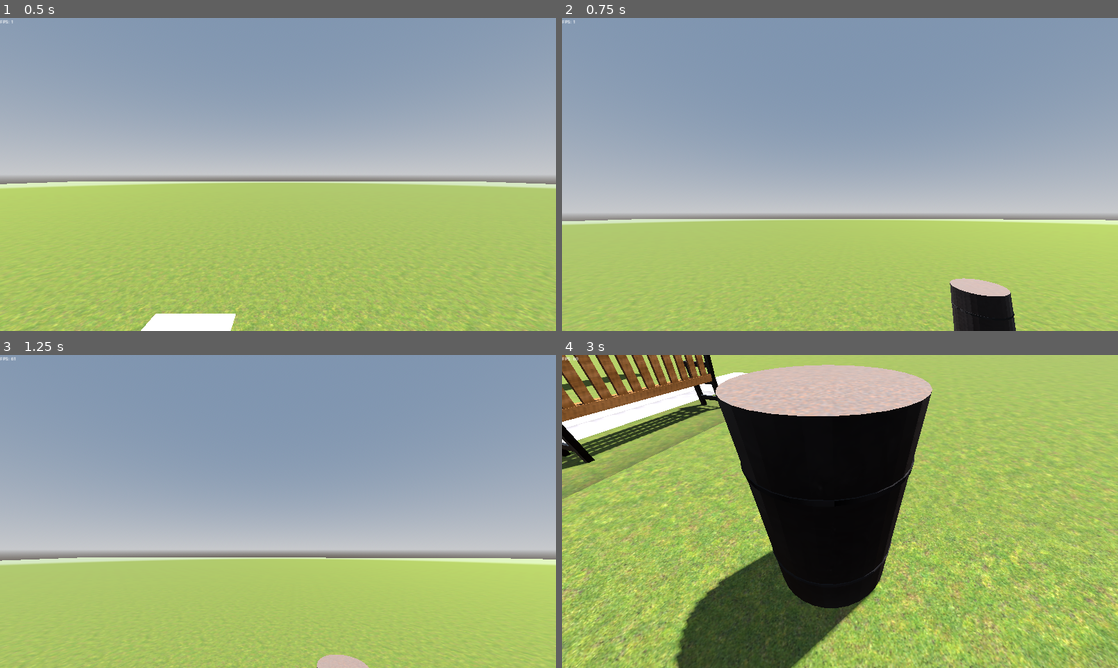
Above: before the commit, frames 1-4 (two rows, left to right).
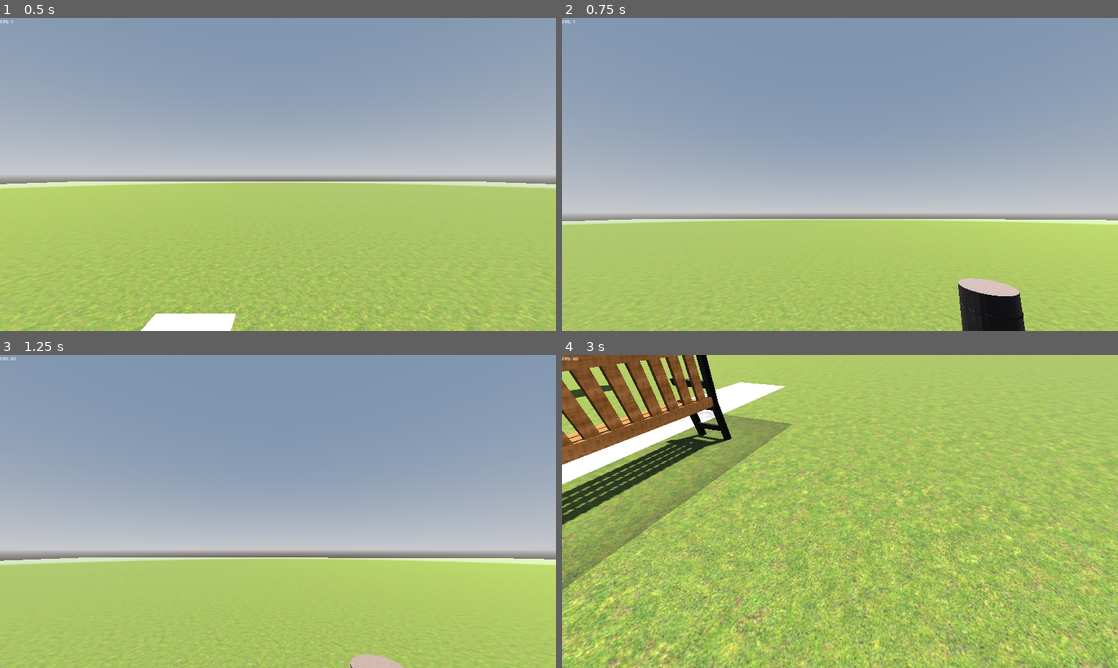
Above: after the commit, the same moments.

Repository: Arktikus/echoes-of-yesterday
Game: Godot game, scene res://playground.tscn
Same seed, same stepped clock (60 frames per second), same inputs: the game is played once before the commit and once after it.
Inputs (mouse positions are in pixels of both pictures, inside the frame that each line leads up to):
- Up to frame 1 (0.5 s): no input
- Up to frame 2 (0.75 s): move the mouse to (962, 158) at 0.52 s; hold D (move_right) from 0.53 s (still down); hold Ctrl (crouch) from 0.53 s (still down)
- Up to frame 3 (1.25 s): keep holding D (move_right); keep holding Ctrl (crouch); tap Space (jump) at 0.77, 1.07 s; tap Shift (sprint) at 0.8 s
- Up to frame 4 (3 s): move the mouse to (728, 527) at 1.27 s; release D (move_right) at 1.28 s; release Ctrl (crouch) at 1.28 s; hold S (move_down) 1.28-2.03 s; tap Shift (sprint) at 1.35 s; tap Space (jump) at 1.52, 1.55, 1.82, 2.1 s; move the mouse to (895, 442) at 2.02 s; hold D (move_right) 2.03-2.78 s; hold Ctrl (crouch) 2.03-2.78 s; move the mouse to (812, 574) at 2.77 s; hold W (move_up) from 2.78 s (still down); tap Ctrl (crouch) at 2.85 s

Frame 1 is identical in both runs. In frame 2, 1.1% of the frame differs, in the area x 0-100%, y 64-100%; in frame 3, 0.7%; in frame 4, 59%, in the area x 0-100%, y 0-100%.

Commit message:
Small adjustements to the movement

Diff:
--- a/player/scripts/player.gd
+++ b/player/scripts/player.gd
@@ -1,11 +1,11 @@
 class_name Player extends CharacterBody3D
 
 @export_group("Movement")
-@export var walking_speed: float = 5.0
-@export var sprinting_speed: float = 8.0
-@export var crouching_speed: float = 3.0
-@export var jump_velocity: float = 5.0
-@export var lerp_speed: float = 20.0
+@export var walking_speed: float = 5.0 # 5
+@export var sprinting_speed: float = 10.0 # 8
+@export var crouching_speed: float = 2.0 # 3
+@export var jump_velocity: float = 5.0 # 5
+@export var lerp_speed: float = 20.0 # 20
 
 @export_group("Camera")
 @export_range(0.0, 10.0, 0.1) var mouse_sensitivity: float = 2.0
--- a/playground.tscn
+++ b/playground.tscn
@@ -128,7 +128,7 @@
 size = Vector3(2, 2, 2)
 
 [node name="csg_box_3d" type="CSGBox3D" parent="."]
-transform = Transform3D(1, 0, 0, 0, 1, 0, 0, 0, 1, -5.92336, 1.62332, 1.83755)
+transform = Transform3D(1, 0, 0, 0, 1, 0, 0, 0, 1, -5.92336, 2.13845, 1.83755)
 use_collision = true
 size = Vector3(1, 1, 9.82465)
 material = SubResource("StandardMaterial3D_c084p")
--- a/project.godot
+++ b/project.godot
@@ -30,6 +30,7 @@
 
 folder_colors={
 "res://Props/": "yellow",
+"res://addons/": "pink",
 "res://build/": "gray",
 "res://materials/": "teal",
 "res://player/": "purple",
